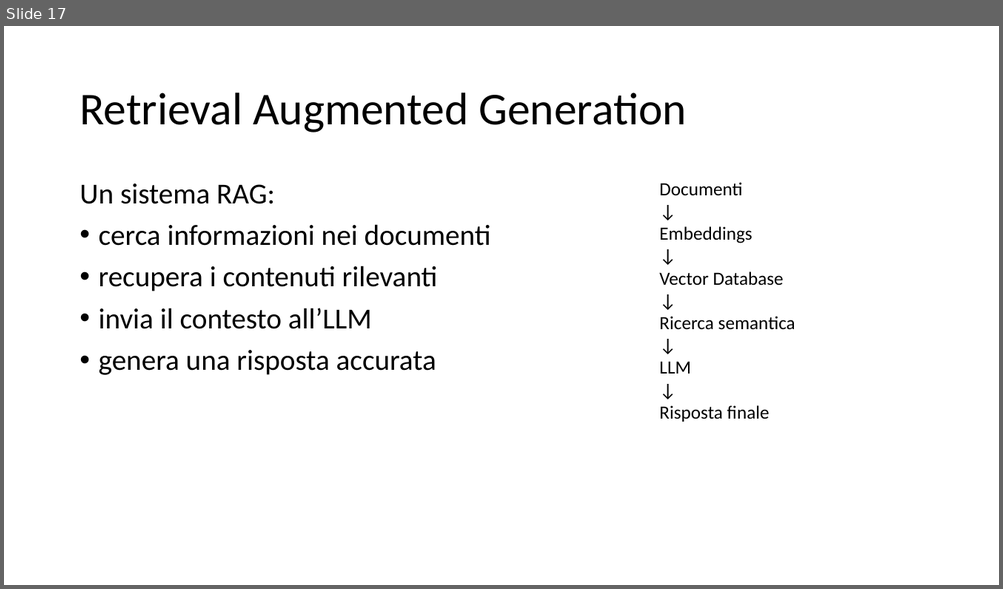
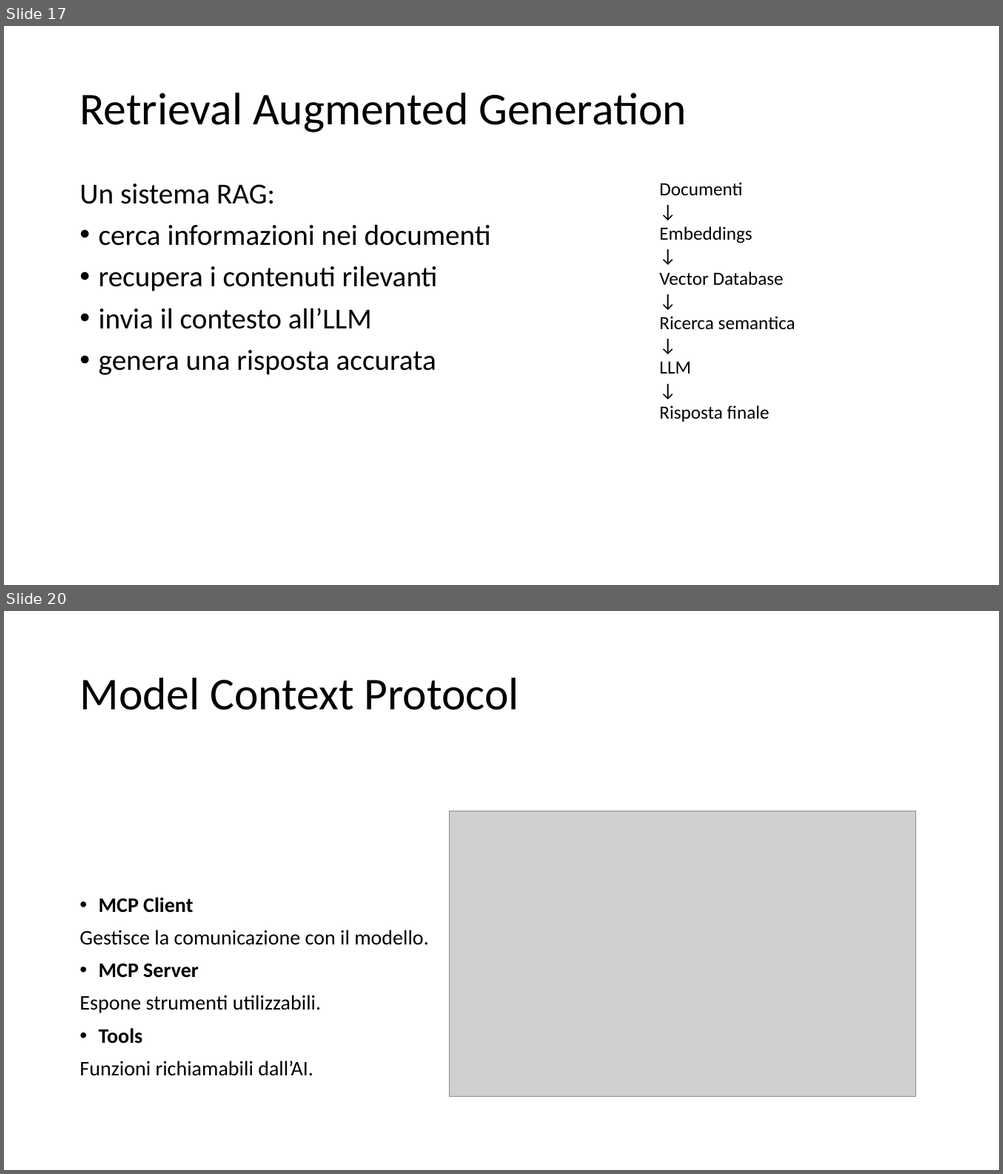
Before and after one commit to dipialx/Corso-Python, a slide deck: Lez6.pptx. Shown one above the other, each under a label of ours: slide 17 before the commit, slides 17 and 20 after it; the slides between them are not shown. The pictures are 1003x589 and 1003x1174 pixels, drawn with LibreOffice and Linux fonts; fonts in the diff are those of the drawing; grey boxes stand for pictures. Boxes give left, top, right and bottom in pixels: in the first picture for what was removed or moved away, otherwise in the second. Text is boxed around its words. In the diff, an @@ line names an element or a change of style, - is before the commit and + after.

```diff
--- a/Lez6.pptx
+++ b/Lez6.pptx
@@ slide 20 added at (4, 611, 999, 1170), background #FFFFFF @@
@@ title added at (79, 678, 519, 710), 44 pt, text #000000 @@
+Model Context Protocol
@@ picture added at (449, 811, 916, 1096) @@
@@ text added at (79, 897, 429, 1076), 20 pt, text #000000 @@
+• MCP Client
+Gestisce la comunicazione con il modello.
+• MCP Server
+Espone strumenti utilizzabili.
+• Tools
+Funzioni richiamabili dall’AI.
```
Also in this commit, not shown: 1 slide changed, 4 other slides added, 4 other files.
